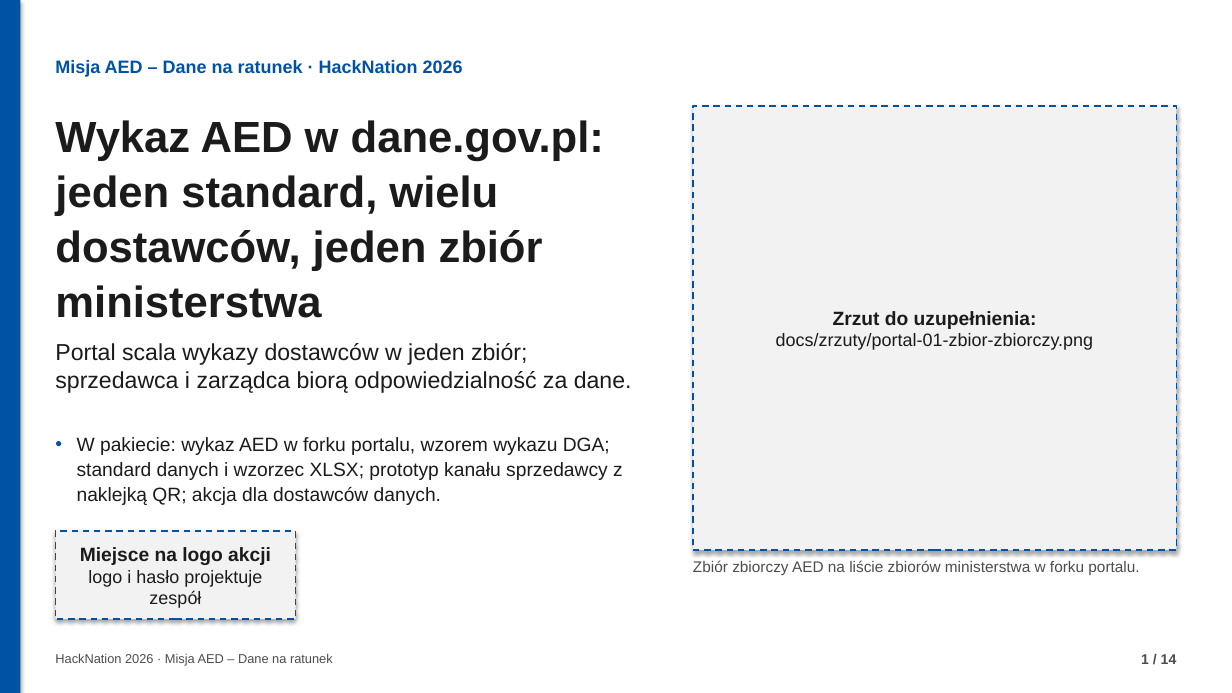
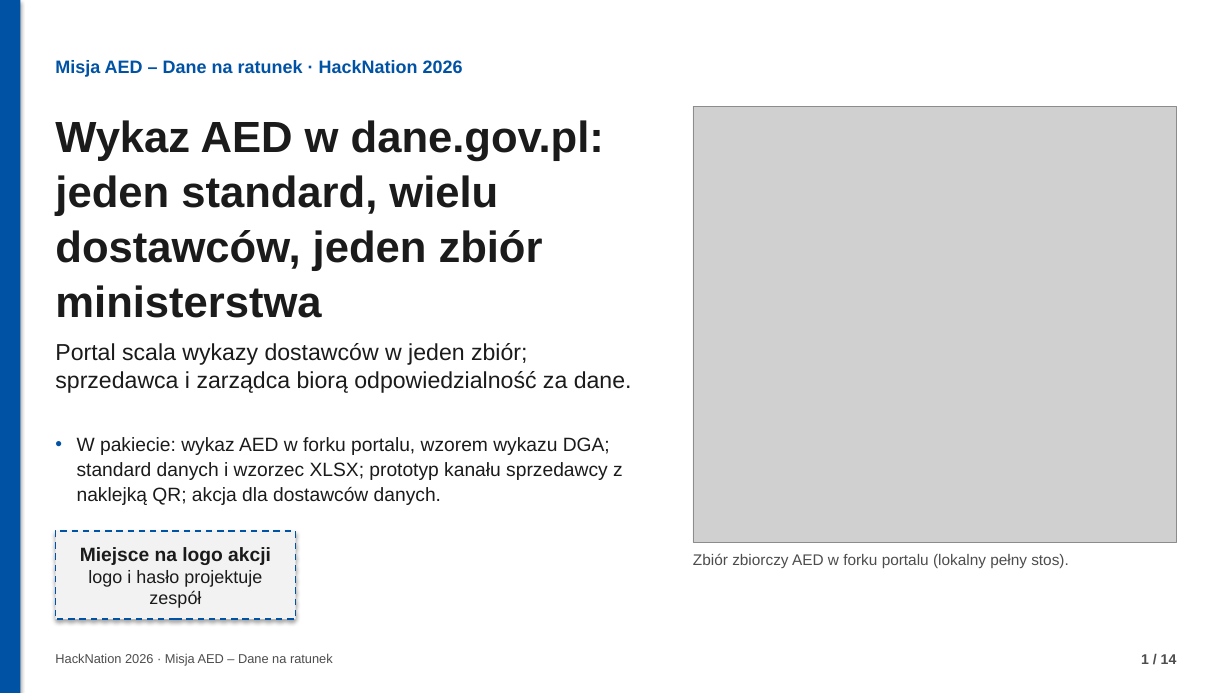
Before and after one commit to fidok15/AED, a slide deck: slide 1 of docs/prezentacja/misja-aed.pptx. Drawn at 1232x693 pixels with LibreOffice and Linux fonts; fonts in the diff are those of the drawing; grey boxes stand for pictures. Boxes give left, top, right and bottom in pixels: in the first picture for what was removed or moved away, otherwise in the second. Text is boxed around its words. In the diff, an @@ line names an element or a change of style, - is before the commit and + after.

Commit message:
docs: real portal screenshots (dataset, admin form, table, map), documents follow what was run
- frontend fork against the local API shows the national list with 781 rows in the table and on the map
- admin panel: editing, list as a link, manual column types confirmed by clicking
- presentation rebuilt with the screenshots; limitation now reads 'run locally only'

```diff
--- a/docs/prezentacja/misja-aed.pptx
+++ b/docs/prezentacja/misja-aed.pptx
@@ rectangle removed at (693,106,1177,550) @@
-Zrzut do uzupełnienia:
-docs/zrzuty/portal-01-zbior-zbiorczy.png
@@ picture added at (693,106,1177,543) @@
@@ text at (693,553,1069,568): text changed @@
-Zbiór zbiorczy AED na liście zbiorów ministerstwa w forku portalu.
+Zbiór zbiorczy AED w forku portalu (lokalny pełny stos).
```
Also in this commit, not shown: 5 other slides changed, 16 other files.
